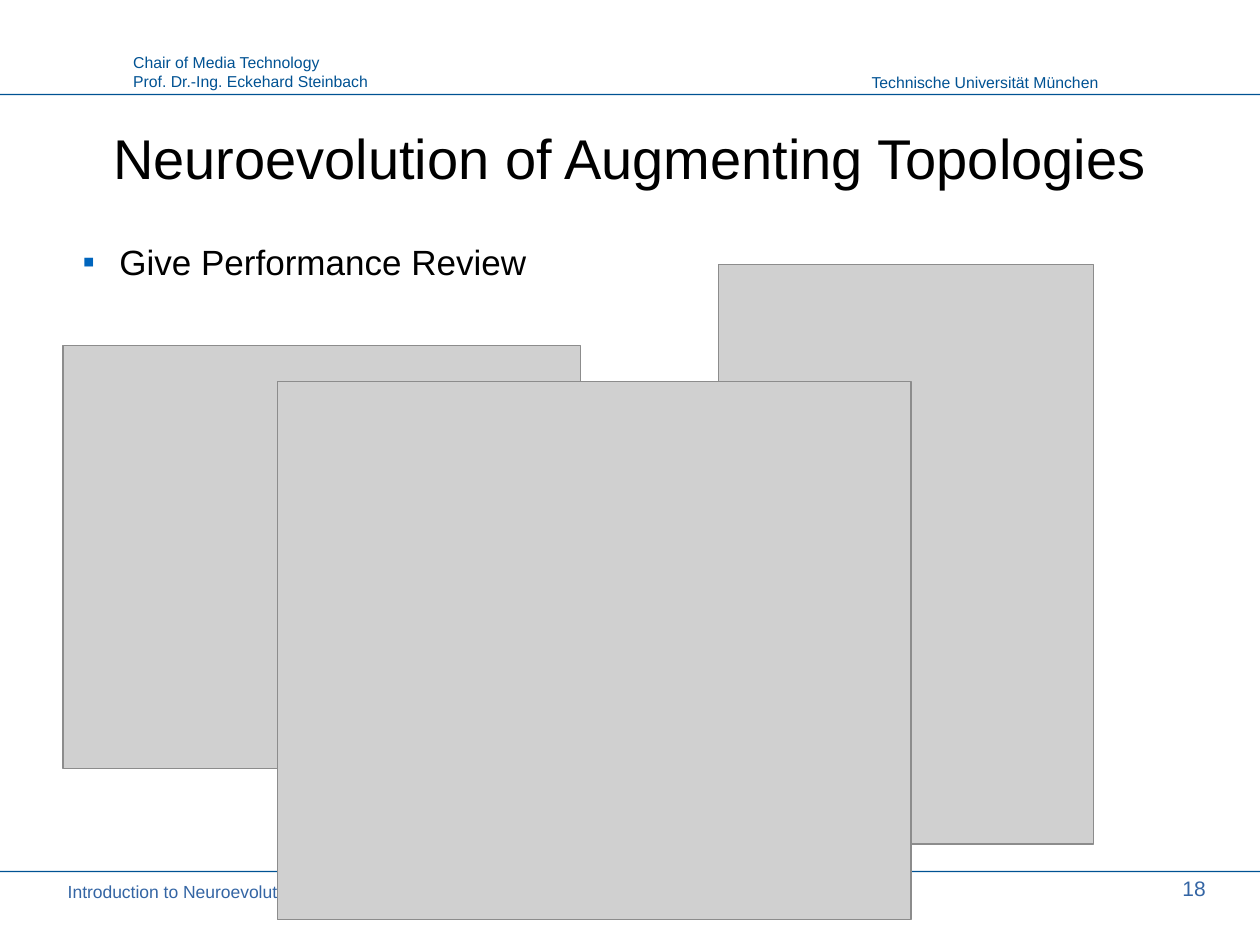
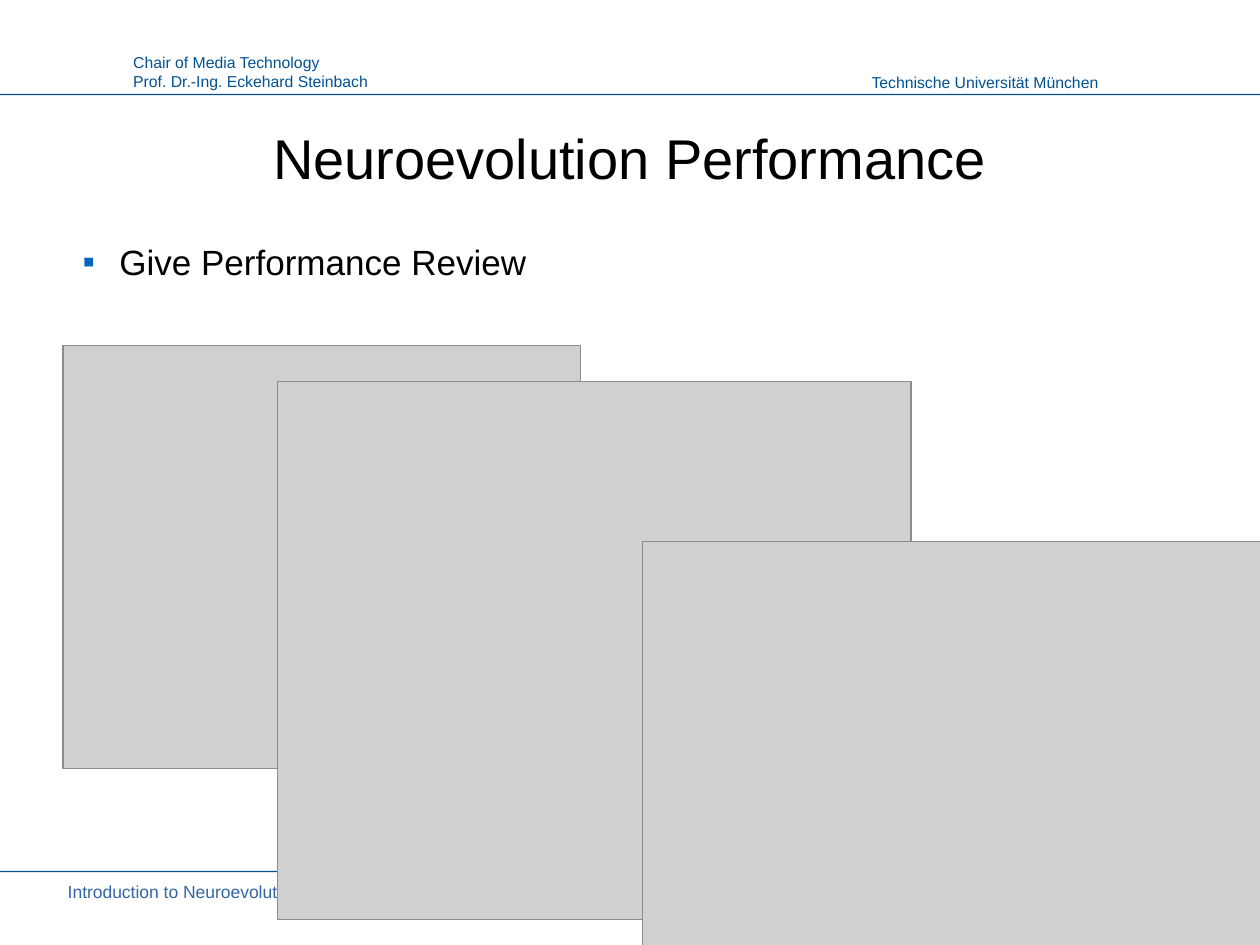
Before and after one commit to PaulPauls/Neuroevolution_of_Augmenting_Topologies_Paper, a slide deck: slide 19 of presentation/neuroevolution_presentation.odp (slide 18 before the commit). Drawn at 1260x945 pixels with LibreOffice and Linux fonts; fonts in the diff are those of the drawing; grey boxes stand for pictures; background and template pictures are left out. Boxes give left, top, right and bottom in pixels: in the first picture for what was removed or moved away, otherwise in the second. Text is boxed around its words. In the diff, an @@ line names an element or a change of style, - is before the commit and + after.

```diff
--- a/presentation/neuroevolution_presentation.odp
+++ b/presentation/neuroevolution_presentation.odp
@@ title at [273,138,986,180]: text changed @@
-Neuroevolution of Augmenting Topologies
+Neuroevolution Performance
@@ picture: place and size @@
-picture at [718,265,1094,844]
+picture at [643,542,1260,945]
@@ page number removed at [1182,881,1205,896] @@
-18
```
Also in this commit, not shown: 8 other slides changed, 1 slide added.
